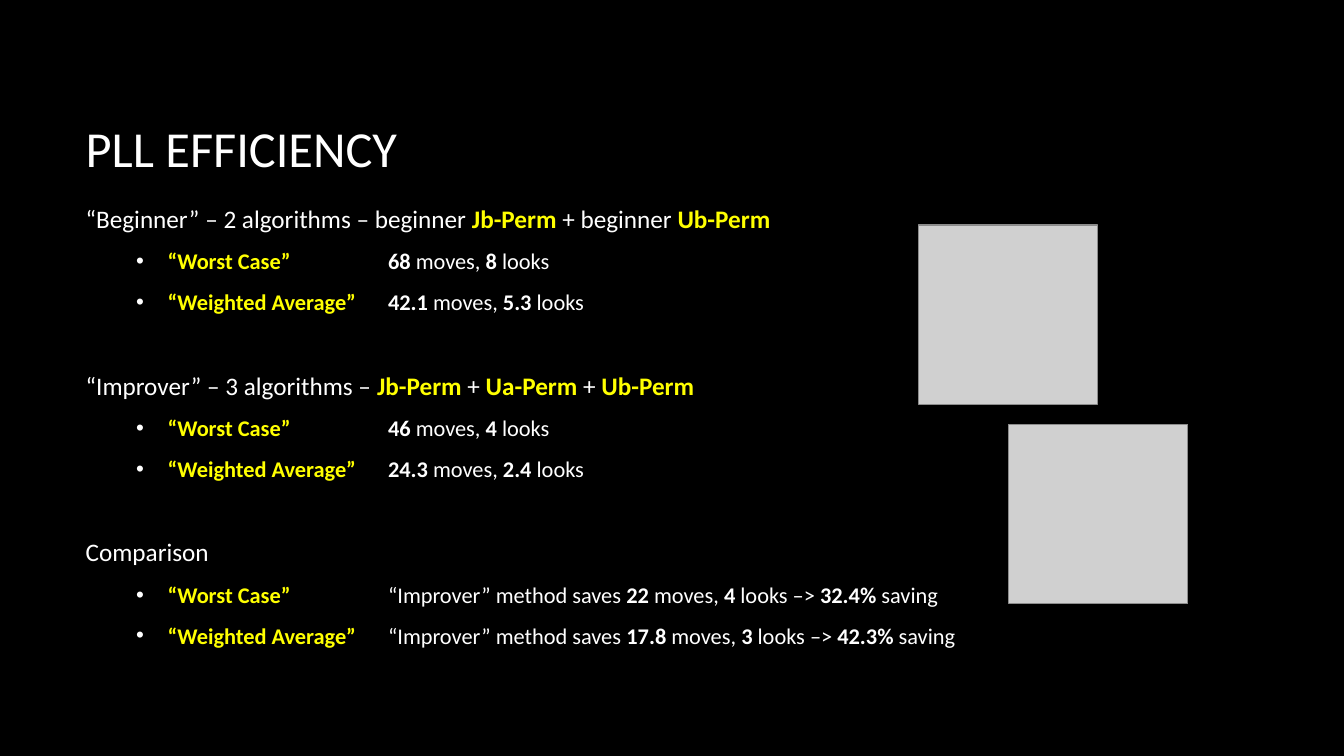
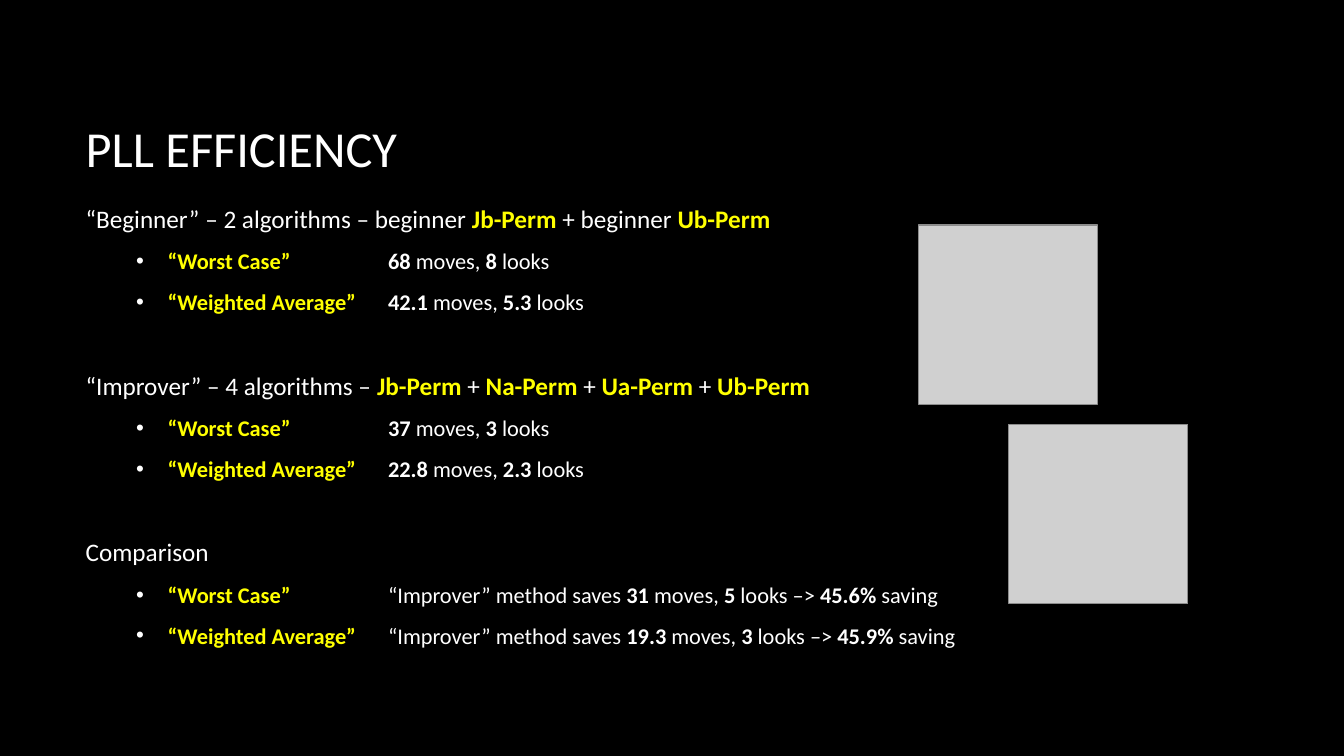
Before and after one commit to Logiqx/cubing-docs, a slide deck: slide 13 of improver/Improver Method Pt. 4.pptx. Drawn at 1344x756 pixels with LibreOffice and Linux fonts; fonts in the diff are those of the drawing; grey boxes stand for pictures; background and template pictures are left out. Boxes give left, top, right and bottom in pixels: in the first picture for what was removed or moved away, otherwise in the second. Text is boxed around its words. In the diff, an @@ line names an element or a change of style, - is before the commit and + after.

Commit message:
Improver PLL - Na-Perm
Introduced Na-Perm for diagonal corner swap during Improver PLL

```diff
--- a/improver/Improver Method Pt. 4.pptx
+++ b/improver/Improver Method Pt. 4.pptx
@@ text at box(86, 377, 810, 481): text changed @@
-“Improver” – 3 algorithms – Jb-Perm + Ua-Perm + Ub-Perm
-  • “Worst Case” 46 moves, 4 looks
-  • “Weighted Average” 24.3 moves, 2.4 looks
+“Improver” – 4 algorithms – Jb-Perm + Na-Perm + Ua-Perm + Ub-Perm
+  • “Worst Case” 37 moves, 3 looks
+  • “Weighted Average” 22.8 moves, 2.3 looks
@@ text at box(168, 586, 956, 648): text changed @@
-  • “Worst Case” “Improver” method saves 22 moves, 4 looks –> 32.4% saving
-  • “Weighted Average” “Improver” method saves 17.8 moves, 3 looks –> 42.3% saving
+  • “Worst Case” “Improver” method saves 31 moves, 5 looks –> 45.6% saving
+  • “Weighted Average” “Improver” method saves 19.3 moves, 3 looks –> 45.9% saving
```
Also in this commit, not shown: 4 other slides changed, 1 other file.
